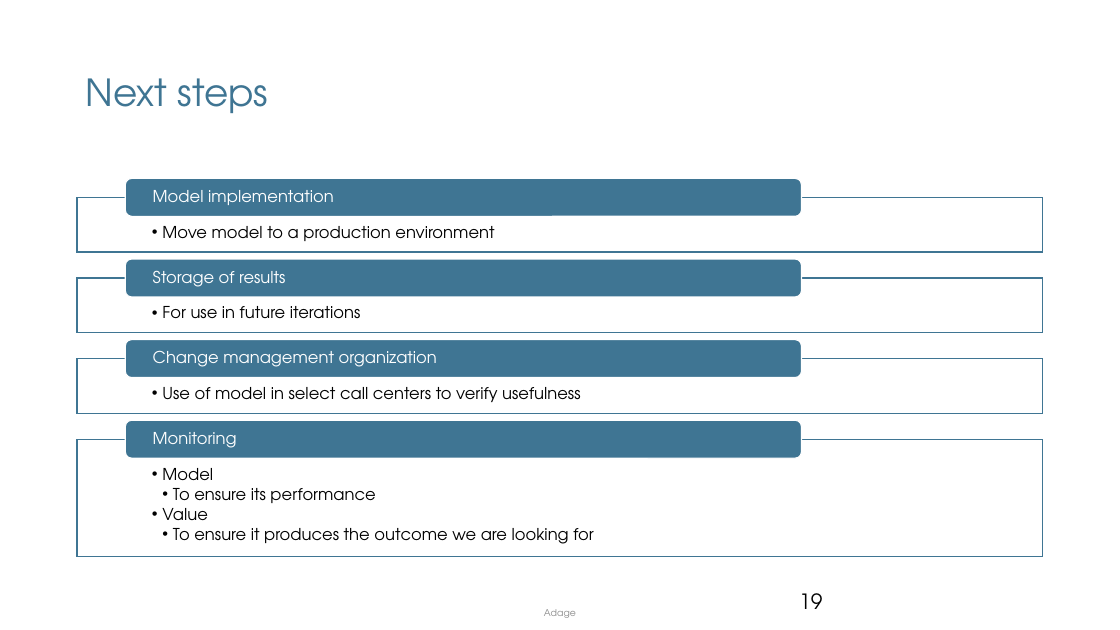
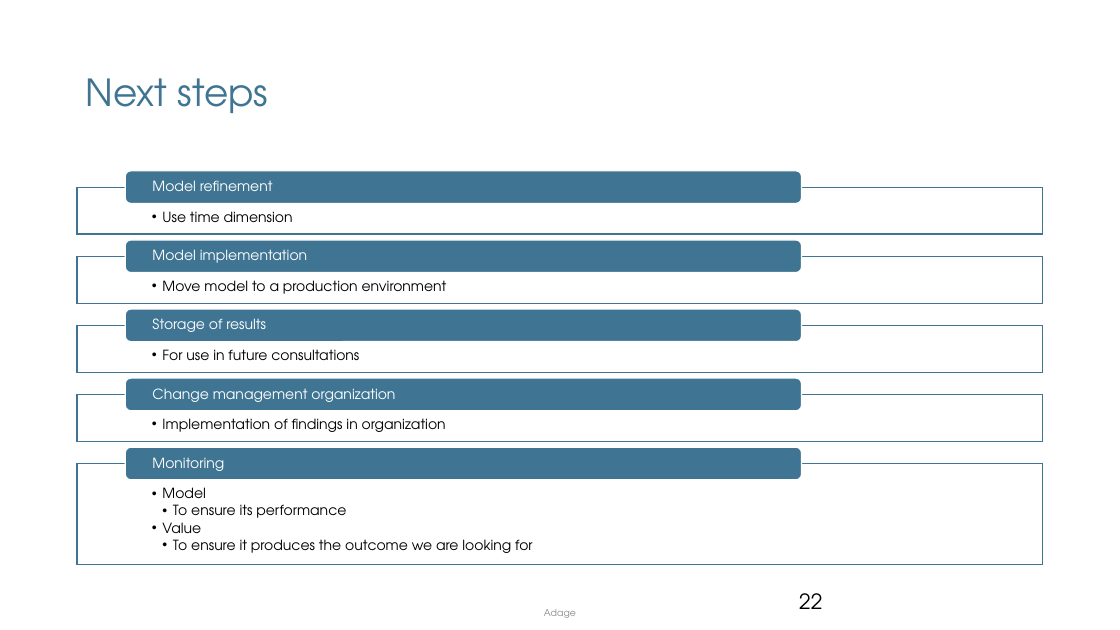
Before and after one commit to mnikolop/case2-IBM-HR, a slide deck: slide 22 of presentations/Deliverable.pptx (slide 19 before the commit). Drawn at 1120x630 pixels with LibreOffice and Linux fonts; fonts in the diff are those of the drawing; background and template pictures are left out. Boxes give left, top, right and bottom in pixels: in the first picture for what was removed or moved away, otherwise in the second. Text is boxed around its words. In the diff, an @@ line names an element or a change of style, - is before the commit and + after.

```diff
--- a/presentations/Deliverable.pptx
+++ b/presentations/Deliverable.pptx
@@ rounded rectangle: place and size @@
-rounded rectangle at box(125, 178, 802, 216)
+rounded rectangle at box(125, 171, 802, 203)
@@ rectangle: place and size @@
-rectangle at box(77, 197, 1044, 252)
+rectangle at box(77, 187, 1044, 234)
@@ text "Move model to a production ...": place and size @@
-text "Move model to a production ..." at box(162, 226, 494, 241)
+text "Move model to a production ..." at box(162, 280, 447, 294)
@@ rectangle: place and size @@
-rectangle at box(77, 278, 1044, 333)
+rectangle at box(77, 256, 1044, 303)
@@ rounded rectangle: place and size @@
-rounded rectangle at box(125, 259, 802, 297)
+rounded rectangle at box(125, 240, 802, 273)
@@ size 14 to 12 pt in 6 elements at box(162, 487, 532, 553), box(152, 457, 224, 471), box(152, 388, 395, 402), box(152, 318, 266, 332), box(162, 280, 447, 294), box(152, 249, 307, 263) @@
@@ text "Model implementation": place and size @@
-text "Model implementation" at box(153, 190, 334, 205)
+text "Model implementation" at box(152, 249, 307, 263)
@@ rounded rectangle: place and size @@
-rounded rectangle at box(125, 339, 802, 377)
+rounded rectangle at box(125, 309, 802, 342)
@@ text "Storage of results": place and size @@
-text "Storage of results" at box(153, 270, 285, 287)
+text "Storage of results" at box(152, 318, 266, 332)
@@ text at box(162, 349, 359, 360): text changed; size 14 to 12 pt @@
-  • For use in future iterations
+  • For use in future consultations
@@ group added at box(77, 180, 1044, 411): 2 texts, 1 rectangle, 1 rounded rectangle @@
+  • Use time dimension
+Model refinement
@@ text "Change management organization": place and size @@
-text "Change management organization" at box(153, 350, 437, 367)
+text "Change management organization" at box(152, 388, 395, 402)
@@ rectangle: place and size @@
-rectangle at box(77, 359, 1044, 413)
+rectangle at box(77, 395, 1044, 442)
@@ text at box(162, 418, 446, 432): text changed; size 14 to 12 pt @@
-  • Use of model in select call centers to verify usefulness
+  • Implementation of findings in organization
@@ rounded rectangle: place and size @@
-rounded rectangle at box(125, 420, 802, 458)
+rounded rectangle at box(125, 447, 802, 480)
@@ text "Monitoring": place and size @@
-text "Monitoring" at box(153, 432, 237, 448)
+text "Monitoring" at box(152, 457, 224, 471)
@@ text "Model": place and size @@
-text "Model" at box(162, 468, 593, 544)
+text "Model" at box(162, 487, 532, 553)
@@ rectangle: place and size @@
-rectangle at box(77, 439, 1044, 557)
+rectangle at box(77, 464, 1044, 565)
@@ page number at box(799, 593, 822, 609): text changed @@
-19
+22
```
Also in this commit, not shown: 4 other slides changed, 9 slides added, 6 slides removed, 17 other files.
